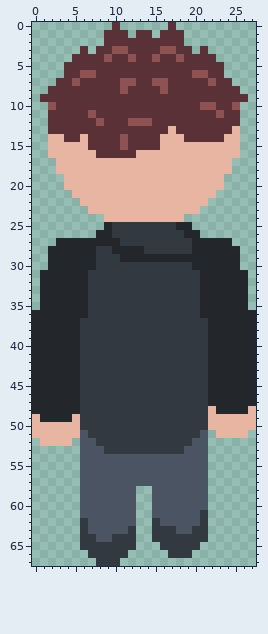
A sprite sheet gets an edit: assets/sprites/zywiec/walk/zywiecU2.png. Above, as it was before the edit.
The file is 28x68 pixels.
The result:
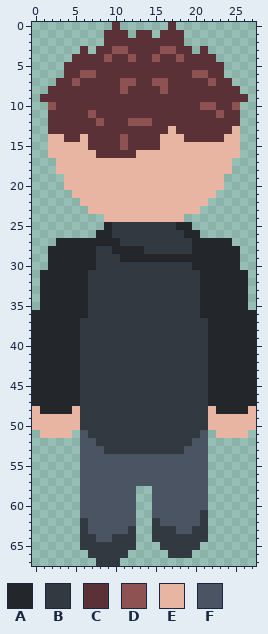
Palette (. is transparent): A #23272c  B #333941  C #5b3138  D #8e5252  E #e9b5a3  F #4a5462
Change:
Changed rows in their new state; - is an unchanged pixel.
first column x 0:
48 E----E
49 -EEEE-
51 .----.
52 -....-
